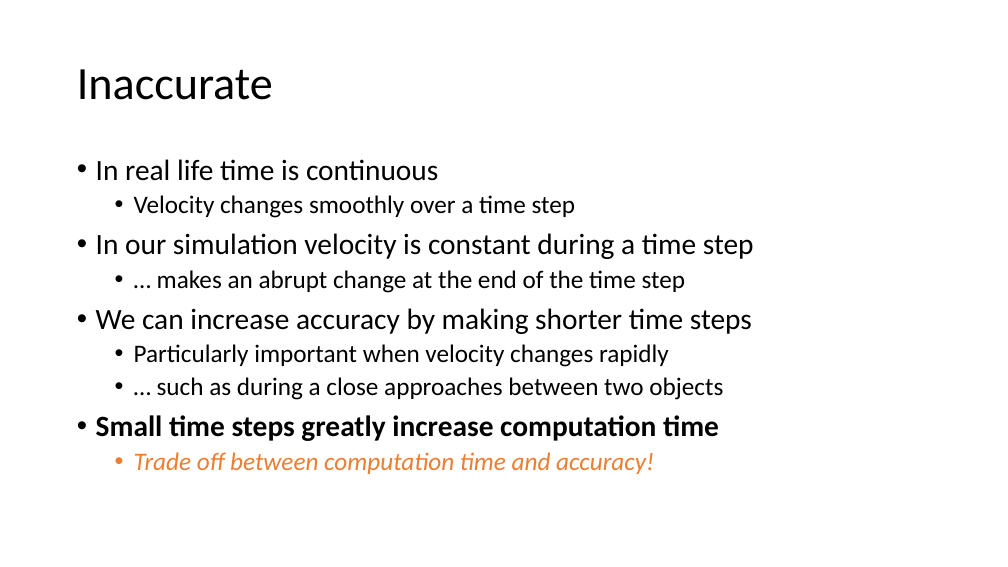
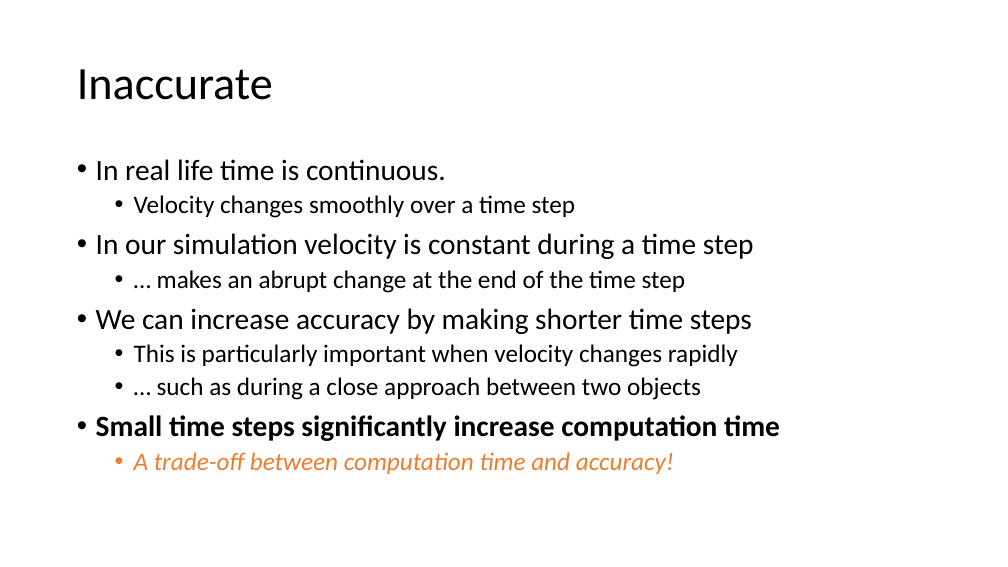
Before and after one commit to pchapin/solarium, a slide deck: slide 5 of doc/Solarium.pptx. Drawn at 1008x567 pixels with LibreOffice and Linux fonts; fonts in the diff are those of the drawing. Boxes give left, top, right and bottom in pixels: in the first picture for what was removed or moved away, otherwise in the second. Text is boxed around its words. In the diff, an @@ line names an element or a change of style, - is before the commit and + after.

```diff
--- a/doc/Solarium.pptx
+++ b/doc/Solarium.pptx
@@ text at [96, 159, 446, 181]: text changed @@
-• In real life time is continuous
+• In real life time is continuous.
@@ text at [96, 344, 780, 474]: text changed @@
-  • Particularly important when velocity changes rapidly
-  • … such as during a close approaches between two objects
-• Small time steps greatly increase computation time
-  • Trade off between computation time and accuracy!
+  • This is particularly important when velocity changes rapidly
+  • … such as during a close approach between two objects
+• Small time steps significantly increase computation time
+  • A trade-off between computation time and accuracy!
```
Also in this commit, not shown: 4 other slides changed, 1 other file.
